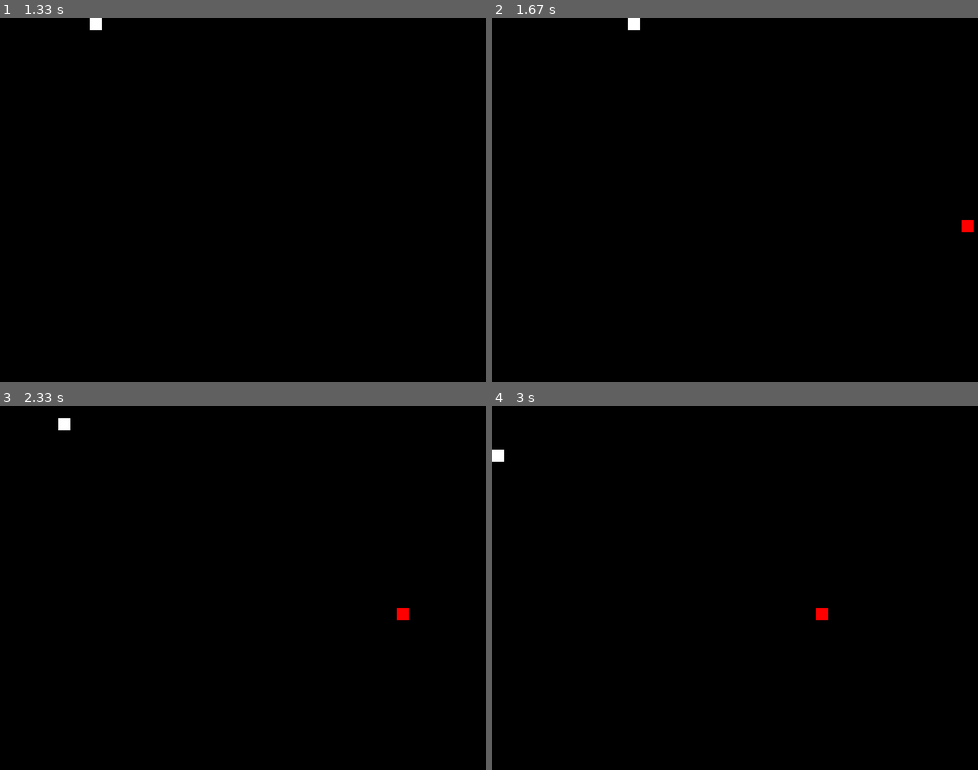
Above: before the commit, frames 1-4 (two rows, left to right).
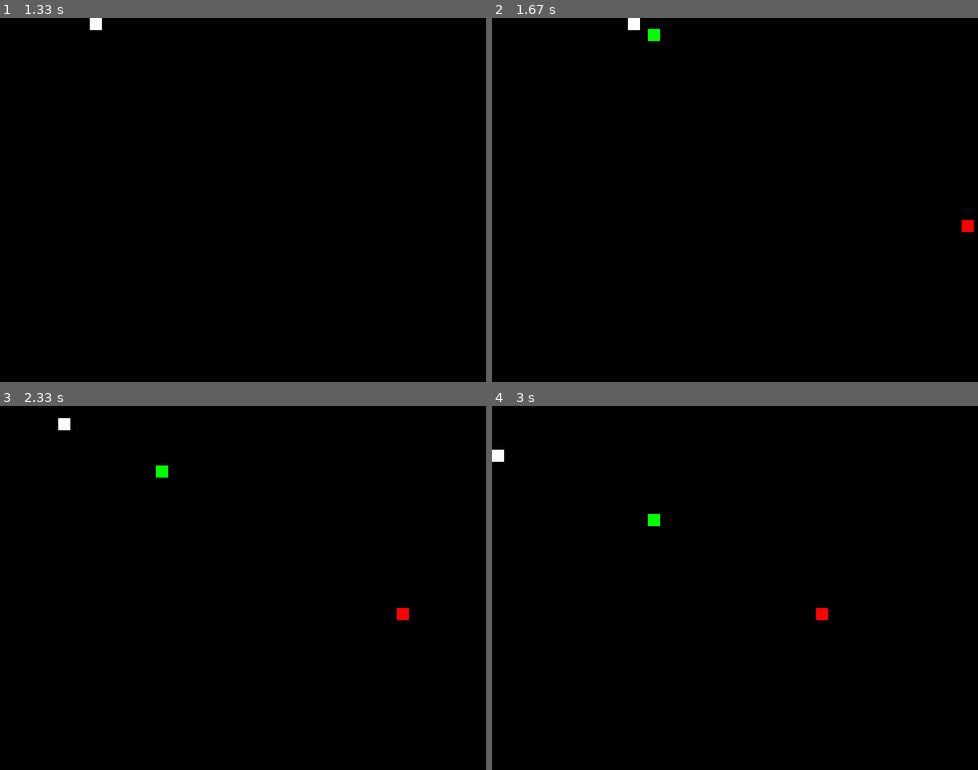
Above: after the commit, the same moments.

Repository: sergk1972/PyGame_1
Game: pygame game, started from main.py
Same seed, same stepped clock (60 frames per second), same inputs: the game is played once before the commit and once after it.
Inputs:
- Up to frame 1 (1.33 s): hold Right 0.33-0.8 s; hold Right from 1.17 s (still down)
- Up to frame 2 (1.67 s): release Right at 1.63 s
- Up to frame 3 (2.33 s): hold Left 1.67-2.2 s; hold Down from 2.23 s (still down)
- Up to frame 4 (3 s): release Down at 2.53 s; hold Left 2.57-2.97 s

Frame 1 is identical in both runs. In frame 2, less than 0.1% of the frame differs, in the area x 32-35%, y 3-7%; in frame 3, less than 0.1%; in frame 4, less than 0.1%.

Commit message:
+ bonuses

Diff:
--- a/main.py
+++ b/main.py
@@ -8,6 +8,7 @@
 BLACK = 0, 0, 0
 WHITE = 255, 255, 255
 RED = 255, 0, 0
+GREEN = 0, 255, 0
 main_surface = pygame.display.set_mode(screen)
 pygame.display.set_caption("SUPER BALL")
 ball = pygame.Surface((20, 20))
@@ -28,6 +29,19 @@
 pygame.time.set_timer(CREATE_ENEMY, 1500)
 enemies = []
 
+
+def create_bonus():
+    bonus = pygame.Surface((20, 20))
+    bonus.fill(GREEN)
+    bonus_rect = pygame.Rect(randint(0, wigth), 0, *bonus.get_size())
+    bonus_speed = randint(1, 3)
+    return [bonus, bonus_rect, bonus_speed]
+
+
+CREATE_BONUS = pygame.USEREVENT + 1
+
+bonuses = []
+
 is_working = True
 while is_working:
     FPS.tick(60)
@@ -36,6 +50,9 @@
             is_working = False
         if event.type == CREATE_ENEMY:
             enemies.append(create_enemy())
+        if event.type == CREATE_BONUS:
+            if len(bonuses) == 0:
+                bonuses.append(create_bonus())
     pressed_keys = pygame.key.get_pressed()
 
     main_surface.fill(BLACK)
@@ -47,6 +64,14 @@
             enemies.pop(enemies.index(enemy))
         if ball_rect.colliderect(enemy[1]):
             enemies.pop(enemies.index(enemy))
+    for bonus in bonuses:
+        main_surface.blit(bonus[0], bonus[1])
+        bonus[1] = bonus[1].move(0, bonus[2])
+        if bonus[1].bottom > heigth:
+            bonuses.pop(bonuses.index(bonus))
+        if ball_rect.colliderect(bonus[1]):
+            bonuses.pop(bonuses.index(bonus))
+
     if pressed_keys[K_DOWN] and not ball_rect.bottom >= heigth:
         ball_rect = ball_rect.move(0, ball_speed)
     if pressed_keys[K_UP] and not ball_rect.top <= 0:
